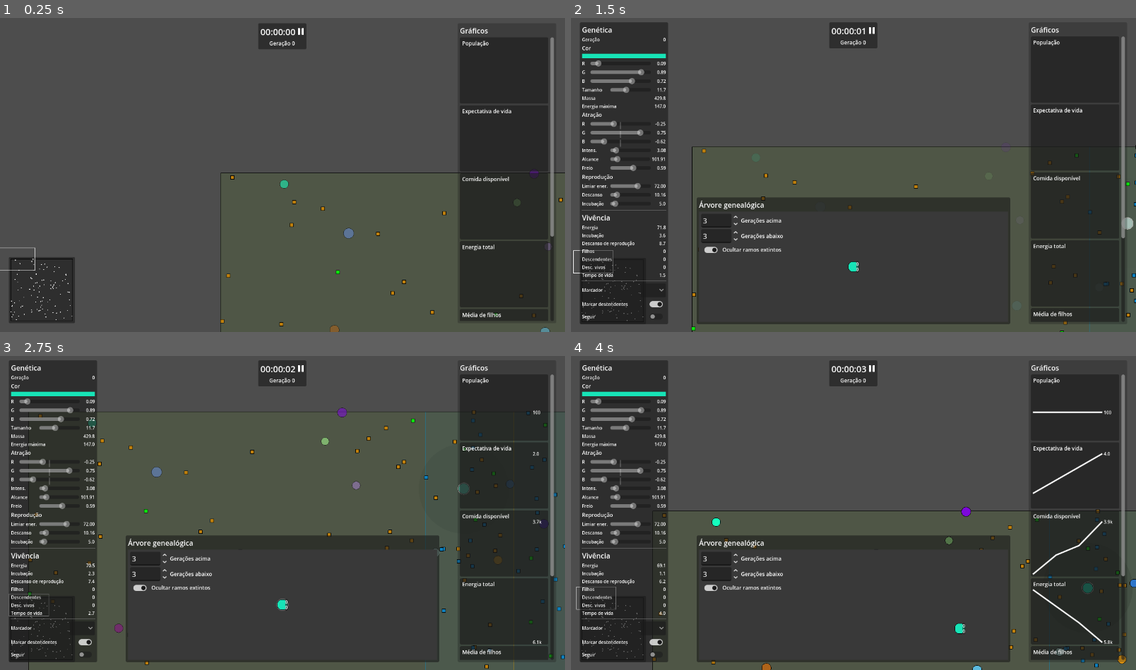
Above: before the commit, frames 1-4 (two rows, left to right).
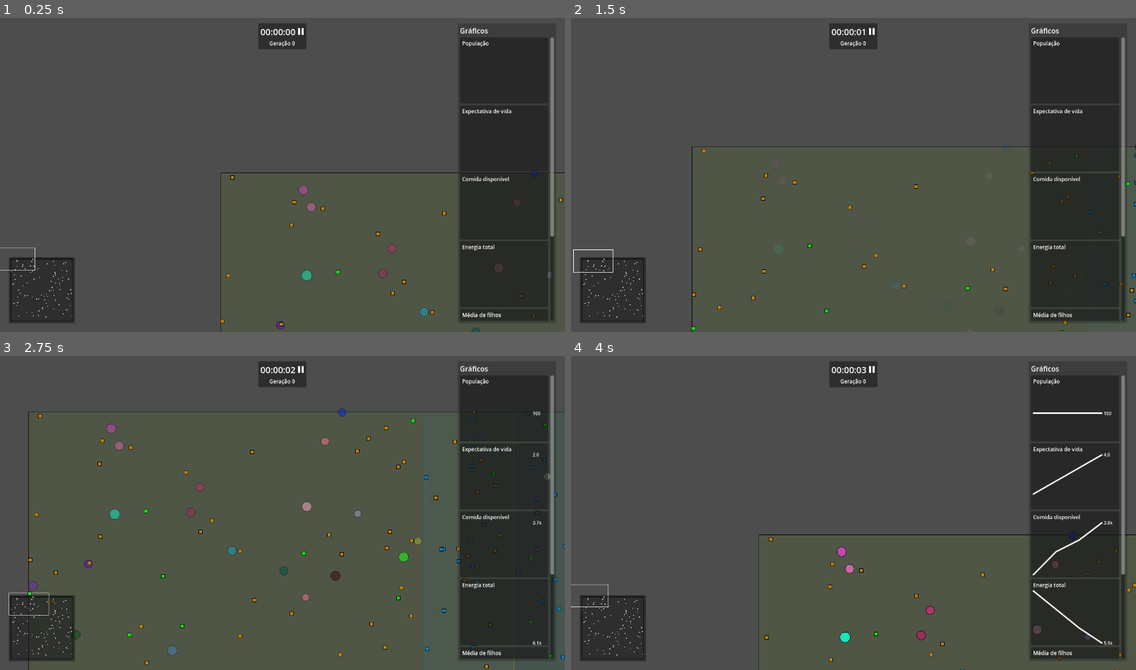
Above: after the commit, the same moments.

Repository: rodrigo-borges/attract-repel
Game: Godot game, scene res://world/world.tscn
The game is run twice, just before and just after one commit, with the same random seed, the same clock (stepped at 60 frames per second) and the same inputs. The project has no main scene, so this scene is started directly.
Inputs (mouse positions are in pixels of both pictures, inside the frame that each line leads up to):
- Up to frame 1 (0.25 s): no input
- Up to frame 2 (1.5 s): move the mouse to (853, 184) at 0.52 s; hold D (right) 0.53-1.28 s; hold F (follow) 0.53-1.28 s; move the mouse to (1135, 250) at 1.27 s; hold S (down) from 1.28 s (still down); click (1135, 250) at 1.35 s
- Up to frame 3 (2.75 s): move the mouse to (282, 604) at 2.02 s; release S (down) at 2.03 s; hold D (right) from 2.03 s (still down); hold Middle mouse button (middle_click) from 2.03 s (still down)
- Up to frame 4 (4 s): move the mouse to (960, 629) at 2.77 s; release D (right) at 2.78 s; release Middle mouse button (middle_click) at 2.78 s; hold W (up) 2.78-3.53 s; tap Mouse wheel up (zoom_in) at 2.85 s; move the mouse to (1000, 644) at 3.52 s; hold A (left) from 3.53 s (still down); hold Mouse wheel down (zoom_out) from 3.53 s (still down)

The runs differ from the first frame. In frame 1, 0.6% of the frame differs, in the area x 1-98%, y 48-100%; in frame 2, 35%; in frame 3, 36%, in the area x 1-99%, y 1-98%; in frame 4, 34%.

Commit message:
Adiciona genes de agressividade

Diff:
--- /dev/null
+++ b/colored_ray/colored_ray.gd
@@ -0,0 +1,72 @@
+extends RayCast2D
+class_name ColoredRay
+
+static var scene_path:String = "res://colored_ray/colored_ray.tscn"
+
+@onready var line:Line2D = find_child("Line")
+@onready var hit_particles:CPUParticles2D = find_child("HitParticles")
+@onready var animation_player:AnimationPlayer = find_child("AnimationPlayer")
+@export var color:Color = Color("#ffffff"):
+	set(value):
+		color = value
+		if line != null:
+			_update_line()
+		if hit_particles != null:
+			_update_particles()
+@export var width:float = 3.:
+	set(value):
+		width = value
+		if line != null:
+			_update_line()
+var target:CollisionObject2D
+
+
+func _ready() -> void:
+	line.set_points([Vector2.ZERO, Vector2.ZERO])
+	_update_line()
+	_update_particles()
+
+func _process(_delta:float) -> void:
+	if enabled and is_colliding() and get_collider() == target:
+		line.set_visible(true)
+		line.set_point_position(1, to_local(get_collision_point()))
+		hit_particles.set_emitting(true)
+		hit_particles.set_global_position(get_collision_point())
+		hit_particles.set_global_rotation(get_collision_normal().angle())
+	else:
+		line.set_visible(false)
+		hit_particles.set_emitting(false)
+
+func _physics_process(_delta:float) -> void:
+	if enabled:
+		if is_colliding() and target != null and get_collider() != target:
+			add_exception(get_collider())
+			set_visible(false)
+		elif is_colliding() and get_collider() == target:
+			set_visible(true)
+		if target != null:
+			set_target_position(to_local(target.global_position))
+
+func aim_at(_target:CollisionObject2D) -> void:
+	if _target != target:
+		clear_exceptions()
+		animation_player.play("lightning")
+		enabled = true
+		target = _target
+
+func stop_aiming() -> void:
+	if target != null:
+		animation_player.stop()
+		enabled = false
+		target = null
+
+func _update_line() -> void:
+	line.set_width(width)
+	line.set_default_color(color)
+
+func _update_particles() -> void:
+	hit_particles.set_color(color)
+
+static func create() -> ColoredRay:
+	var ray:ColoredRay = load(scene_path).instantiate()
+	return ray
--- /dev/null
+++ b/colored_ray/colored_ray.tscn
@@ -0,0 +1,51 @@
+[gd_scene load_steps=7 format=3 uid="uid://d3cvshsavrx8h"]
+
+[ext_resource type="Script" uid="uid://cj11d28ipdcbw" path="res://colored_ray/colored_ray.gd" id="1_1d2ks"]
+[ext_resource type="Texture2D" uid="uid://cectnhttpfdya" path="res://colored_ray/lightning0.png" id="2_7eqe6"]
+[ext_resource type="Texture2D" uid="uid://cb8tnr1h1jkge" path="res://colored_ray/lightning1.png" id="3_4lkwq"]
+[ext_resource type="Texture2D" uid="uid://ds76v7xisxlsv" path="res://colored_ray/lightning2.png" id="4_chvoy"]
+
+[sub_resource type="Animation" id="Animation_armk7"]
+resource_name = "lightning"
+loop_mode = 2
+tracks/0/type = "value"
+tracks/0/imported = false
+tracks/0/enabled = true
+tracks/0/path = NodePath("Line:texture")
+tracks/0/interp = 1
+tracks/0/loop_wrap = true
+tracks/0/keys = {
+"times": PackedFloat32Array(0, 0.333333, 0.7, 1),
+"transitions": PackedFloat32Array(1, 1, 1, 1),
+"update": 1,
+"values": [ExtResource("2_7eqe6"), ExtResource("3_4lkwq"), ExtResource("4_chvoy"), ExtResource("2_7eqe6")]
+}
+
+[sub_resource type="AnimationLibrary" id="AnimationLibrary_7eqe6"]
+_data = {
+&"lightning": SubResource("Animation_armk7")
+}
+
+[node name="ColoredRay" type="RayCast2D"]
+target_position = Vector2(1000, 0)
+script = ExtResource("1_1d2ks")
+width = 16.0
+metadata/_custom_type_script = "uid://cj11d28ipdcbw"
+
+[node name="Line" type="Line2D" parent="."]
+texture_repeat = 2
+texture = ExtResource("2_7eqe6")
+texture_mode = 1
+
+[node name="HitParticles" type="CPUParticles2D" parent="."]
+emitting = false
+gravity = Vector2(0, 0)
+initial_velocity_min = 20.0
+initial_velocity_max = 30.0
+scale_amount_min = 2.0
+scale_amount_max = 2.0
+
+[node name="AnimationPlayer" type="AnimationPlayer" parent="."]
+libraries = {
+&"": SubResource("AnimationLibrary_7eqe6")
+}
--- a/entities/creature/creature_data.gd
+++ b/entities/creature/creature_data.gd
@@ -1,11 +1,14 @@
 extends Resource
 class_name CreatureData
 
-static var MUTATION_CHANCE:float = .1
-static var COLOR_MUTATION_STD:float = .1
+static var MUTATION_CHANCE:float = .075
+static var COLOR_MUTATION_STD:float = .05
 static var RADIUS_MUTATION_STD:float = 1.
 static var ATTR_MUTATION_STD:float = .3
 static var INTENSITY_MUTATION_STD:float = 1.
+static var AGGR_MUTATION_STD:float = .3
+static var AGGR_INTENSITY_MUTATION_STD:float = 1.
+static var AGGR_ENERGY_THR_MUTATION_STD:float = 5.
 static var SENSE_RADIUS_MUTATION_STD:float = 10.
 static var REPR_ENERGY_THR_MUTATION_STD:float = 5.
 static var REPR_COOLDOWN_MUTATION_STD:float = 5.
@@ -30,6 +33,11 @@
 var attraction:Vector3
 var intensity:float:
 	set(value): intensity = maxf(value, 1.)
+var aggression:Vector3
+var aggression_intensity:float:
+	set(value): aggression_intensity = maxf(value, 0.)
+var aggression_energy_threshold:float:
+	set(value): aggression_energy_threshold = clampf(value, 0., max_energy)
 var sense_radius:float:
 	set(value): sense_radius = maxf(value, 50.)
 var reproduction_energy_threshold:float:
@@ -67,6 +75,17 @@
 	if randf() < MUTATION_CHANCE:
 		intensity += randfn(0., INTENSITY_MUTATION_STD)
 	if randf() < MUTATION_CHANCE:
+		aggression.x += randfn(0., AGGR_MUTATION_STD)
+	if randf() < MUTATION_CHANCE:
+		aggression.y += randfn(0., AGGR_MUTATION_STD)
+	if randf() < MUTATION_CHANCE:
+		aggression.z += randfn(0., AGGR_MUTATION_STD)
+	aggression = aggression.normalized()
+	if randf() < MUTATION_CHANCE:
+		aggression_intensity += randfn(0., AGGR_INTENSITY_MUTATION_STD)
+	if randf() < MUTATION_CHANCE:
+		aggression_energy_threshold += randfn(0., AGGR_ENERGY_THR_MUTATION_STD)
+	if randf() < MUTATION_CHANCE:
 		sense_radius += randfn(0., SENSE_RADIUS_MUTATION_STD)
 	if randf() < MUTATION_CHANCE:
 		reproduction_energy_threshold += randfn(0., REPR_ENERGY_THR_MUTATION_STD)
@@ -80,7 +99,9 @@
 func reproduce() -> CreatureData:
 	var creature = CreatureData.create(
 		color, size_radius,
-		attraction, intensity, sense_radius,
+		attraction, intensity,
+		aggression, aggression_intensity, aggression_energy_threshold,
+		sense_radius,
 		reproduction_energy_threshold, reproduction_cooldown,
 		brake, incubation_time)
 	creature.generation = generation + 1
@@ -108,7 +129,9 @@
 
 static func create(
 		_color:Color, _size_radius:float,
-		_attraction:Vector3, _intensity:float, _sense_radius:float,
+		_attraction:Vector3, _intensity:float,
+		_aggression:Vector3, _aggression_intensity:float, _aggression_energy_threshold:float,
+		_sense_radius:float,
 		_reproduction_energy_threshold:float, _reproduction_cooldown:float,
 		_brake:float, _incubation_time:float) -> CreatureData:
 	var creature:CreatureData = CreatureData.new()
@@ -116,6 +139,9 @@
 	creature.size_radius = _size_radius
 	creature.attraction = _attraction
 	creature.intensity = _intensity
+	creature.aggression = _aggression
+	creature.aggression_intensity = _aggression_intensity
+	creature.aggression_energy_threshold = _aggression_energy_threshold
 	creature.sense_radius = _sense_radius
 	creature.reproduction_energy_threshold = _reproduction_energy_threshold
 	creature.reproduction_cooldown = _reproduction_cooldown
--- a/entities/creature/creature_vessel.gd
+++ b/entities/creature/creature_vessel.gd
@@ -7,7 +7,9 @@
 
 static var BASE_FORCE:float = 10000.1
 static var BASE_MAINTENANCE_COST:float = 1.
-static var BASE_MOVEMENT_COST:float = .0003
+static var BASE_MOVEMENT_COST:float = .001
+static var BASE_ATTACK_COST:float = 1.
+static var BASE_ATTACK_DAMAGE:float = 2.
 static var BASE_SENSE_COST:float = .001
 static var BASE_REPRODUCTION_COST:float = 20.
 static var FORCE_LINE_SCALE:float = .1
@@ -20,8 +22,6 @@
 var data:CreatureData
 var color:Color:
 	get(): return data.color
-var color_vec:Vector3:
-	get(): return data.color_vec
 var size_radius:float:
 	get(): return data.size_radius
 var mass:float:
@@ -30,6 +30,12 @@
 	get(): return data.attraction
 var intensity:float:
 	get(): return data.intensity
+var aggression:Vector3:
+	get(): return data.aggression
+var aggression_intensity:float:
+	get(): return data.aggression_intensity
+var aggression_energy_threshold:float:
+	get(): return data.aggression_energy_threshold
 var sense_radius:float:
 	get(): return data.sense_radius
 var reproduction_energy_threshold:float:
@@ -59,6 +65,7 @@
 var marker_sprite:Sprite2D
 var draw_force_lines:bool = false
 var draw_sense_radius:bool = false
+var attack_ray:ColoredRay
 
 
 func _ready() -> void:
@@ -112,6 +119,11 @@
 	add_child(marker_sprite)
 	marker_sprite.set_scale(Vector2(.75, .75))
 	update_marker()
+
+	attack_ray = ColoredRay.create()
+	add_child(attack_ray)
+	attack_ray.set_z_index(-1)
+	attack_ray.color = color
 
 func _process(_delta:float) -> void:
 	if draw_force_lines:
@@ -144,11 +156,26 @@
 	elif global_position.y +size_radius > World.area.end.y:
 		velocity.y = -abs(velocity.y)
 
-	energy -= BASE_MAINTENANCE_COST * delta
-	energy -= total_force.length() * delta * BASE_MOVEMENT_COST
-	energy -= sense_radius * delta * BASE_SENSE_COST
-	if energy <= 0.:
-		die()
+	var aggr_target:CreatureVessel = null
+	var max_aggr:float = 0.
+	if energy > aggression_energy_threshold:
+		for node in nodes_in_sight:
+			if node != self and node is CreatureVessel:
+				var vessel = node as CreatureVessel
+				var _aggr:float = calculate_aggression(vessel)
+				if _aggr > max_aggr:
+					max_aggr = _aggr
+					aggr_target = vessel
+	if aggr_target != null:
+		attack_ray.aim_at(aggr_target)
+		aggr_target.drain_energy(max_aggr * BASE_ATTACK_DAMAGE * delta)
+		drain_energy(max_aggr * BASE_ATTACK_COST * delta)
+	else:
+		attack_ray.stop_aiming()
+
+	drain_energy(BASE_MAINTENANCE_COST * delta)
+	drain_energy(total_force.length() * delta * BASE_MOVEMENT_COST)
+	drain_energy(sense_radius * delta * BASE_SENSE_COST)
 
 	var collision:KinematicCollision2D = move_and_collide(velocity*delta)
 	if collision != null:
@@ -197,6 +224,11 @@
 	_force /= global_position.distance_squared_to(node.global_position) + 1.
 	return _force
 
+func calculate_aggression(node:Node2D) -> float:
+	var _aggr:float = aggression.x*node.color.r + aggression.y*node.color.g + aggression.z*node.color.b
+	_aggr *= aggression_intensity
+	return _aggr
+
 func reproduce() -> CreatureVessel:
 	energy -= BASE_REPRODUCTION_COST
 	on_reproduction_cooldown = true
@@ -207,6 +239,11 @@
 	energy /= 2.
 	return child_vessel
 
+func drain_energy(amount:float) -> void:
+	energy -= amount
+	if energy <= 0.:
+		die()
+
 func die() -> void:
 	var corpse:Food = Food.create(self.color, BASE_REPRODUCTION_COST, 60.)
 	created_food.emit(corpse)
--- a/family_tree/family_tree.gd
+++ b/family_tree/family_tree.gd
@@ -38,7 +38,6 @@
 	l_below_input.value_changed.connect(func(value:float):layers_below=int(value);refresh())
 	hide_extinct_bt.toggled.connect(refresh.unbind(1))
 
-	select_highlight.set_visible(false)
 	hover_highlight.set_visible(false)
 
 func _process(_delta:float) -> void:
--- a/world/hud/creature_card/creature_card.gd
+++ b/world/hud/creature_card/creature_card.gd
@@ -16,9 +16,12 @@
 @onready var size_radius:ValueUI = find_child("SizeRadius")
 @onready var mass:ValueUI = find_child("Mass")
 @onready var max_energy:ValueUI = find_child("MaxEnergy")
+@onready var sense_radius:ValueUI = find_child("SenseRadius")
 @onready var attraction:Vector3UI = find_child("Attraction")
 @onready var intensity:ValueUI = find_child("Intensity")
-@onready var sense_radius:ValueUI = find_child("SenseRadius")
+@onready var aggression:Vector3UI = find_child("Aggression")
+@onready var aggr_intensity:ValueUI = find_child("AggrIntensity")
+@onready var aggr_threshold:ValueUI = find_child("AggrThresh")
 @onready var brake:ValueUI = find_child("Brake")
 @onready var repr_threshold:ValueUI = find_child("ReprThresh")
 @onready var repr_cooldown:ValueUI = find_child("ReprCooldown")
@@ -58,9 +61,12 @@
 		size_radius.value = creature.size_radius
 		mass.value = creature.mass
 		max_energy.value = creature.max_energy
+		sense_radius.value = creature.sense_radius
 		attraction.vec = creature.attraction
 		intensity.value = creature.intensity
-		sense_radius.value = creature.sense_radius
+		aggression.vec = creature.aggression
+		aggr_intensity.value = creature.aggression_intensity
+		aggr_threshold.value = creature.aggression_energy_threshold
 		brake.value = creature.brake
 		repr_threshold.value = creature.reproduction_energy_threshold
 		repr_cooldown.value = creature.reproduction_cooldown
--- a/world/hud/creature_card/creature_card.tscn
+++ b/world/hud/creature_card/creature_card.tscn
@@ -111,6 +111,15 @@
 title_min_width = 60.0
 value_min_width = 30.0
 
+[node name="SenseRadius" parent="MarginContainer/VBoxContainer/Genetics" instance=ExtResource("4_khe27")]
+layout_mode = 2
+title = "R. de visão"
+value = 100.0
+min_value = 50.0
+max_value = 500.0
+title_min_width = 60.0
+value_min_width = 30.0
+
 [node name="Attraction" parent="MarginContainer/VBoxContainer/Genetics" instance=ExtResource("2_n27h6")]
 layout_mode = 2
 title = "Atração"
@@ -127,12 +136,27 @@
 title_min_width = 60.0
 value_min_width = 30.0
 
-[node name="SenseRadius" parent="MarginContainer/VBoxContainer/Genetics" instance=ExtResource("4_khe27")]
-layout_mode = 2
-title = "Alcance"
-value = 100.0
-min_value = 50.0
-max_value = 500.0
+[node name="Aggression" parent="MarginContainer/VBoxContainer/Genetics" instance=ExtResource("2_n27h6")]
+layout_mode = 2
+title = "Agressão"
+x_title = "R"
+y_title = "G"
+z_title = "B"
+
+[node name="AggrIntensity" parent="MarginContainer/VBoxContainer/Genetics" instance=ExtResource("4_khe27")]
+layout_mode = 2
+title = "Intens."
+value = 1.0
+min_value = 1.0
+max_value = 30.0
+title_min_width = 60.0
+value_min_width = 30.0
+
+[node name="AggrThresh" parent="MarginContainer/VBoxContainer/Genetics" instance=ExtResource("4_khe27")]
+layout_mode = 2
+title = "Limiar ener."
+min_value = 0.0
+max_value = 100.0
 title_min_width = 60.0
 value_min_width = 30.0
 
@@ -264,7 +288,7 @@
 focus_mode = 0
 selected = 0
 allow_reselect = true
-item_count = 14
+item_count = 7
 popup/item_0/text = " "
 popup/item_0/id = 0
 popup/item_1/icon = ExtResource("9_khktn")
@@ -279,20 +303,6 @@
 popup/item_5/id = 5
 popup/item_6/icon = ExtResource("14_owo5i")
 popup/item_6/id = 6
-popup/item_7/text = " "
-popup/item_7/id = 7
-popup/item_8/icon = ExtResource("9_khktn")
-popup/item_8/id = 8
-popup/item_9/icon = ExtResource("10_71dvv")
-popup/item_9/id = 9
-popup/item_10/icon = ExtResource("11_yb8vw")
-popup/item_10/id = 10
-popup/item_11/icon = ExtResource("12_fmcfy")
-popup/item_11/id = 11
-popup/item_12/icon = ExtResource("13_qe86j")
-popup/item_12/id = 12
-popup/item_13/icon = ExtResource("14_owo5i")
-popup/item_13/id = 13
 script = ExtResource("7_uykr0")
 markers = Array[ExtResource("8_i74sm")]([SubResource("Resource_mmbpv"), SubResource("Resource_kytwh"), SubResource("Resource_tuc3y"), SubResource("Resource_gho3q"), SubResource("Resource_ygccs"), SubResource("Resource_vlr37")])
 
--- a/world/world.gd
+++ b/world/world.gd
@@ -54,7 +54,9 @@
 	for i in n_creatures:
 		var data = CreatureData.create(
 				Color(randf(), randf(), randf()), randfn(10., 1.),
-				Vector3(randfn(0., 1.), randfn(0., 1.), randfn(0., 1.)).normalized(), randfn(2., 1.), randfn(100., 5.),
+				Vector3(randfn(0., 1.), randfn(0., 1.), randfn(0., 1.)).normalized(), randfn(2., 1.),
+				Vector3(randfn(0., 1.), randfn(0., 1.), randfn(0., 1.)).normalized(), randfn(2., 1.), randfn(40., 5.),
+				randfn(100., 5.),
 				randfn(70., 5.), randfn(10., 1.),
 				randfn(.5, .1), randfn(5., .5))
 		spawn_creature(
Not shown, added: colored_ray/colored_ray.gd.uid
Binary file added: colored_ray/lightning0.png
Not shown, added: colored_ray/lightning0.png.import
Binary file added: colored_ray/lightning1.png
Not shown, added: colored_ray/lightning1.png.import
Binary file added: colored_ray/lightning2.png
Not shown, added: colored_ray/lightning2.png.import
Not shown, changed: README.md
